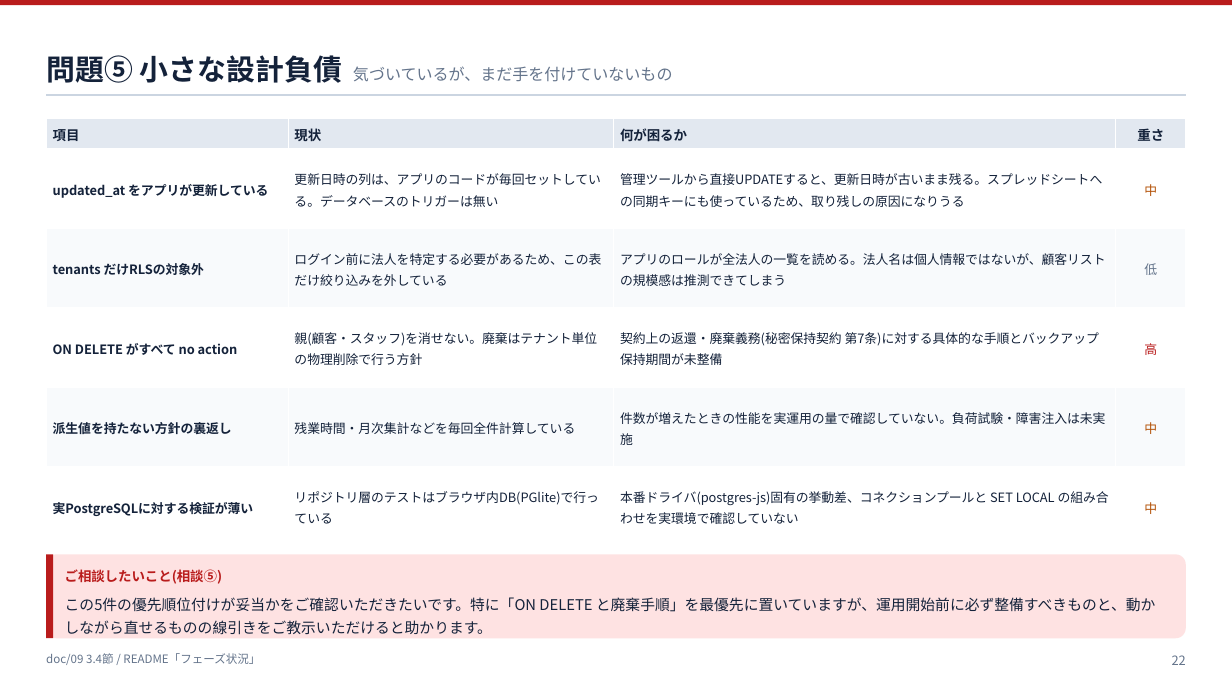
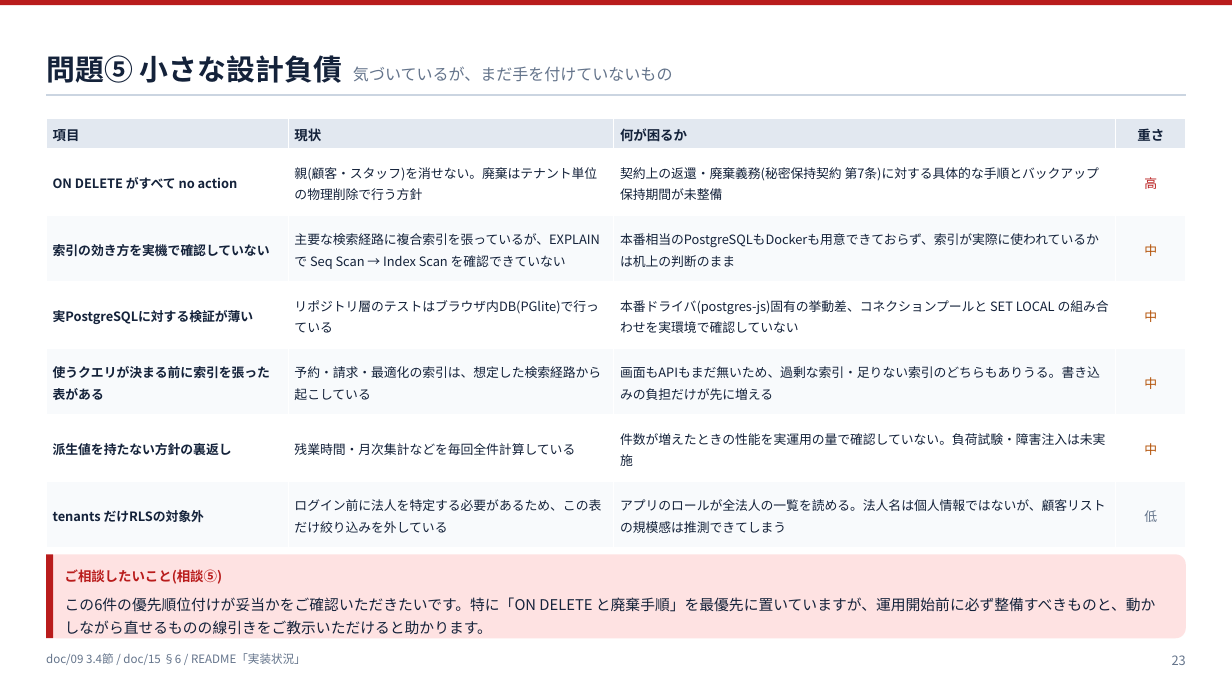
Before and after one commit to ohru131/katahimo-app, a slide deck: slide 23 of doc/12_データベース構造レビュー資料.pptx (slide 22 before the commit). Drawn at 1232x693 pixels with LibreOffice and Linux fonts; fonts in the diff are those of the drawing. Boxes give left, top, right and bottom in pixels: in the first picture for what was removed or moved away, otherwise in the second. Text is boxed around its words. In the diff, an @@ line names an element or a change of style, - is before the commit and + after.

```diff
--- a/doc/12_データベース構造レビュー資料.pptx
+++ b/doc/12_データベース構造レビュー資料.pptx
@@ table at (46,118,1187,548) @@
-row 2: updated_at をアプリが更新している | 更新日時の列は、アプリのコードが毎回セットしている。データベースのトリガーは無い | 管理ツールから直接UPDATEすると、更新日時が古いまま残る。スプレッドシートへの同期キーにも使っているため、取り残しの原因になりうる | 中
+row 2: ON DELETE がすべて no action | 親(顧客・スタッフ)を消せない。廃棄はテナント単位の物理削除で行う方針 | 契約上の返還・廃棄義務(秘密保持契約 第7条)に対する具体的な手順とバックアップ保持期間が未整備 | 高
+row 3: 索引の効き方を実機で確認していない | 主要な検索経路に複合索引を張っているが、EXPLAIN で Seq Scan → Index Scan を確認できていない | 本番相当のPostgreSQLもDockerも用意できておらず、索引が実際に使われているかは机上の判断のまま | 中
+row 4: 実PostgreSQLに対する検証が薄い | リポジトリ層のテストはブラウザ内DB(PGlite)で行っている | 本番ドライバ(postgres-js)固有の挙動差、コネクションプールと SET LOCAL の組み合わせを実環境で確認していない | 中
+row 5: 使うクエリが決まる前に索引を張った表がある | 予約・請求・最適化の索引は、想定した検索経路から起こしている | 画面もAPIもまだ無いため、過剰な索引・足りない索引のどちらもありうる。書き込みの負担だけが先に増える | 中
+row 6: 派生値を持たない方針の裏返し | 残業時間・月次集計などを毎回全件計算している | 件数が増えたときの性能を実運用の量で確認していない。負荷試験・障害注入は未実施 | 中
-row 4: ON DELETE がすべて no action | 親(顧客・スタッフ)を消せない。廃棄はテナント単位の物理削除で行う方針 | 契約上の返還・廃棄義務(秘密保持契約 第7条)に対する具体的な手順とバックアップ保持期間が未整備 | 高
-row 5: 派生値を持たない方針の裏返し | 残業時間・月次集計などを毎回全件計算している | 件数が増えたときの性能を実運用の量で確認していない。負荷試験・障害注入は未実施 | 中
-row 6: 実PostgreSQLに対する検証が薄い | リポジトリ層のテストはブラウザ内DB(PGlite)で行っている | 本番ドライバ(postgres-js)固有の挙動差、コネクションプールと SET LOCAL の組み合わせを実環境で確認していない | 中
@@ text at (65,597,1155,635): text changed @@
-この5件の優先順位付けが妥当かをご確認いただきたいです。特に「ON DELETE と廃棄手順」を最優先に置いていますが、運用開始前に必ず整備すべきものと、動かしながら直せるものの線引きをご教示いただけると助かります。
+この6件の優先順位付けが妥当かをご確認いただきたいです。特に「ON DELETE と廃棄手順」を最優先に置いていますが、運用開始前に必ず整備すべきものと、動かしながら直せるものの線引きをご教示いただけると助かります。
@@ text at (46,653,306,665): text changed @@
-doc/09 3.4節 / README「フェーズ状況」
+doc/09 3.4節 / doc/15 §6 / README「実装状況」
@@ text at (1172,655,1186,665): text changed @@
-22
+23
```
Also in this commit, not shown: 21 other slides changed, 5 slides added, 4 slides removed, 5 other files.
